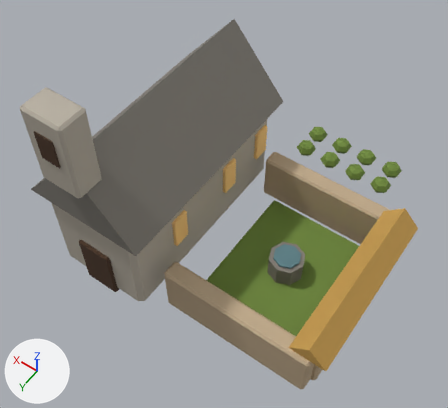
Renders of the FBX model client/CultOfComfort.Unity/Assets/Resources/Art/Models/world_abbey.fbx from each side of a commit.
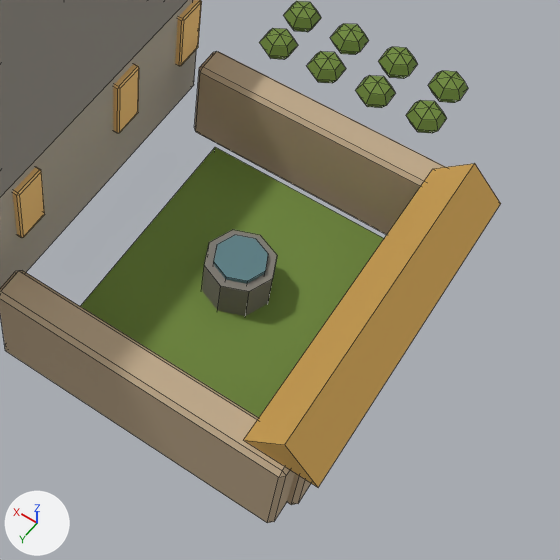
There are two pictures of each version: one whole from a 50 mm camera at (-0.926, 1.219, 2.406) aimed at (-0.031, -0.035, 0.435), one close up on the part from 37% to 100% of the width and 31% to 100% of the height. Lighting does not change. The marker at lower left points along +X, +Y and +Z. The first two pictures are the older version. The close-ups show mesh edges as thin lines. Where no turn or scale is listed for an object, it has been applied to the vertices.

Names of what the first close-up shows: 'Building'.
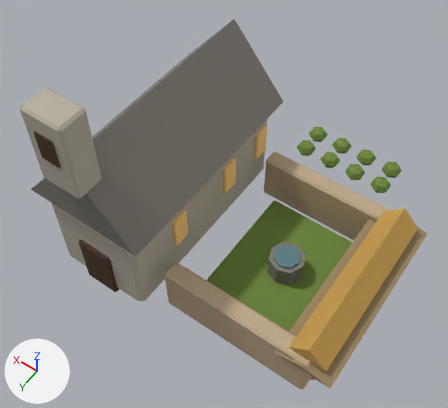
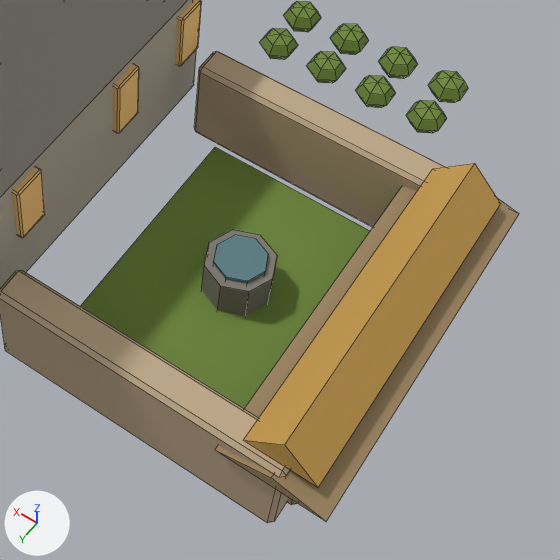
The change in detail:
me_building is used by ob_building; location (0.0, 0.0, 0.0).
me_building had 456 vertices, 492 faces and spanned x -0.7..0.59, y -0.97..0.445, z 0.03..1.09.
me_building now has 462 vertices, 497 faces and spans x -0.74..0.59, y -0.97..0.445, z 0.03..1.09.
me_building part 1: the loose piece of 6 vertices spanning x -0.7..-0.54, y -0.51..0.27, z 0.27..0.35 is copied, and the copy is scaled about its middle by (1.5, 1.08, 0.4), then moved by (0.0, 0.0, -0.064); it spans x -0.74..-0.5, y -0.54..0.3, z 0.23..0.262.

Location of each change, (x1, y1, x2, y2) in pixels of the close-ups (560 x 560 px):
'Building', reshaped: before (0, 0, 501, 523); after (0, 0, 519, 523)
part 1 of me_building, added: after (215, 186, 519, 521)
